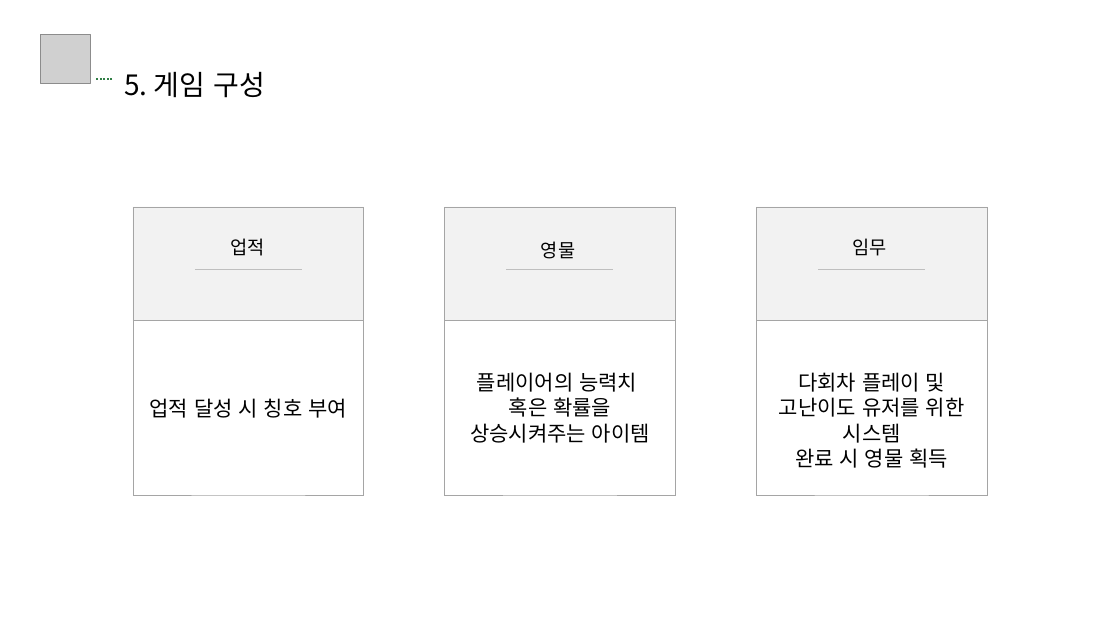
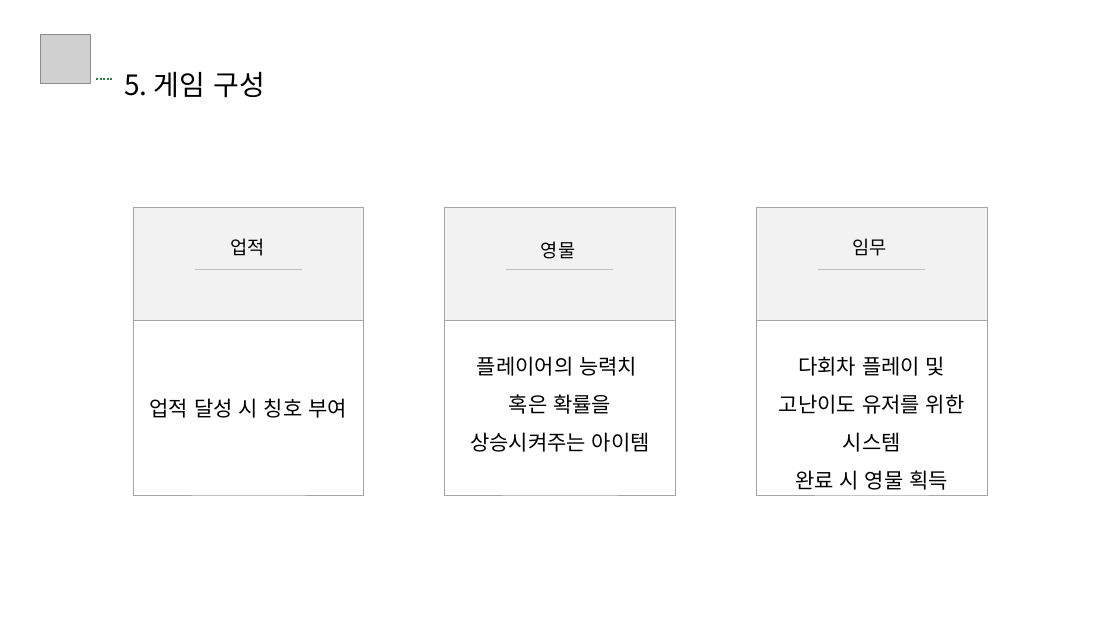
Before and after one commit to jk-Nam/Example_1stRepository, a slide deck: slide 17 of 게임 기획서 남준구.pptx. Drawn at 1120x630 pixels with LibreOffice and Linux fonts; fonts in the diff are those of the drawing; grey boxes stand for pictures. Boxes give left, top, right and bottom in pixels: in the first picture for what was removed or moved away, otherwise in the second. Text is boxed around its words. In the diff, an @@ line names an element or a change of style, - is before the commit and + after.

```diff
--- a/게임 기획서 남준구.pptx
+++ b/게임 기획서 남준구.pptx
@@ text "플레이어의 능력치": place and size @@
-text "플레이어의 능력치" at bbox=[470, 372, 650, 443]
+text "플레이어의 능력치" at bbox=[470, 356, 650, 452]
@@ text "플레이어의 능력치" at bbox=[470, 356, 650, 452]: line spacing 1 to 1.5 @@
@@ text "다회차 플레이 및" at bbox=[779, 356, 965, 490]: line spacing 1 to 1.5 @@
@@ text "다회차 플레이 및": place and size @@
-text "다회차 플레이 및" at bbox=[779, 372, 965, 468]
+text "다회차 플레이 및" at bbox=[779, 356, 965, 490]
```
Also in this commit, not shown: 14 other slides changed.
